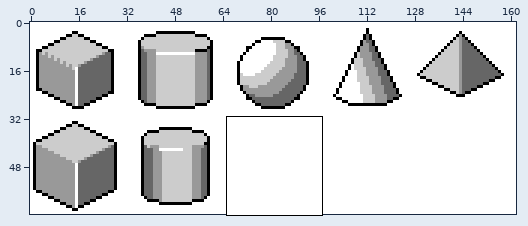
Two states of a pixel-art file, BasicShapes/5shapes7.aseprite. The picture above shows the old version from afar; the outline marks the close-up.
Close-up. Before the commit:
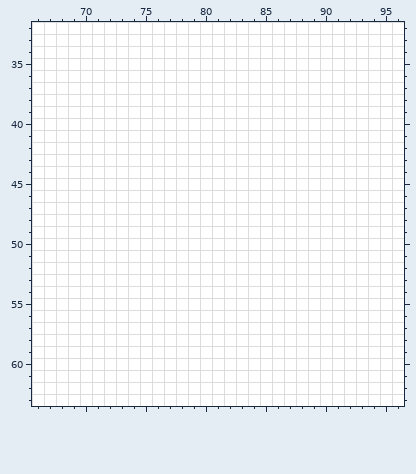
162x64 pixels, 1 frame. Shown: x 66..96, y 32..63.
And afterwards:
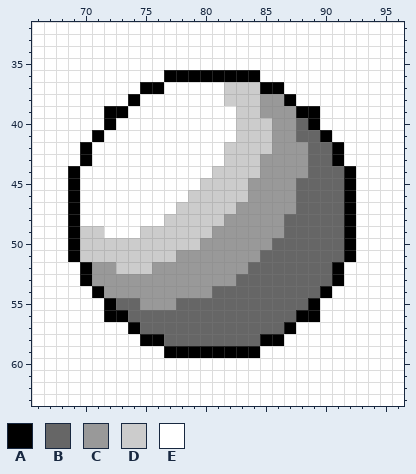
Palette (. is transparent): A #000000  B #666666  C #999999  D #cccccc  E #ffffff
From old to new:
--- layer "Layer 2"
@@ x 66..96 @@
 35 EEEEEEEEEEEEEEEEEEEEEEEEEEEEEEE
-36 EEEEEEEEEEEEEEEEEEEEEEEEEEEEEEE
-37 EEEEEEEEEEEEEEEEEEEEEEEEEEEEEEE
-38 EEEEEEEEEEEEEEEEEEEEEEEEEEEEEEE
-39 EEEEEEEEEEEEEEEEEEEEEEEEEEEEEEE
-40 EEEEEEEEEEEEEEEEEEEEEEEEEEEEEEE
-41 EEEEEEEEEEEEEEEEEEEEEEEEEEEEEEE
-42 EEEEEEEEEEEEEEEEEEEEEEEEEEEEEEE
-43 EEEEEEEEEEEEEEEEEEEEEEEEEEEEEEE
-44 EEEEEEEEEEEEEEEEEEEEEEEEEEEEEEE
-45 EEEEEEEEEEEEEEEEEEEEEEEEEEEEEEE
-46 EEEEEEEEEEEEEEEEEEEEEEEEEEEEEEE
-47 EEEEEEEEEEEEEEEEEEEEEEEEEEEEEEE
-48 EEEEEEEEEEEEEEEEEEEEEEEEEEEEEEE
-49 EEEEEEEEEEEEEEEEEEEEEEEEEEEEEEE
-50 EEEEEEEEEEEEEEEEEEEEEEEEEEEEEEE
-51 EEEEEEEEEEEEEEEEEEEEEEEEEEEEEEE
-52 EEEEEEEEEEEEEEEEEEEEEEEEEEEEEEE
-53 EEEEEEEEEEEEEEEEEEEEEEEEEEEEEEE
-54 EEEEEEEEEEEEEEEEEEEEEEEEEEEEEEE
-55 EEEEEEEEEEEEEEEEEEEEEEEEEEEEEEE
-56 EEEEEEEEEEEEEEEEEEEEEEEEEEEEEEE
-57 EEEEEEEEEEEEEEEEEEEEEEEEEEEEEEE
-58 EEEEEEEEEEEEEEEEEEEEEEEEEEEEEEE
-59 EEEEEEEEEEEEEEEEEEEEEEEEEEEEEEE
+36 EEEEEEEEEEEAAAAAAAAEEEEEEEEEEEE
+37 EEEEEEEEEAAEEEEEDDDAAEEEEEEEEEE
+38 EEEEEEEEAEEEEEEEDDDCCAEEEEEEEEE
+39 EEEEEEAAEEEEEEEEEDDCCCAAEEEEEEE
+40 EEEEEEAEEEEEEEEEEDDDCCBAEEEEEEE
+41 EEEEEAEEEEEEEEEEEDDDCCBBAEEEEEE
+42 EEEEAEEEEEEEEEEEDDDDCCCBBAEEEEE
+43 EEEEAEEEEEEEEEEEDDDCCCCBBAEEEEE
+44 EEEAEEEEEEEEEEEDDDDCCCCBBBAEEEE
+45 EEEAEEEEEEEEEEDDDDCCCCBBBBAEEEE
+46 EEEAEEEEEEEEEDDDDDCCCCBBBBAEEEE
+47 EEEAEEEEEEEEDDDDDCCCCCBBBBAEEEE
+48 EEEAEEEEEEEDDDDDCCCCCBBBBBAEEEE
+49 EEEADDEEEDDDDDDCCCCCCBBBBBAEEEE
+50 EEEADDDDDDDDDDCCCCCCBBBBBBAEEEE
+51 EEEADDDDDDDDCCCCCCCBBBBBBBAEEEE
+52 EEEEACCDDDCCCCCCCCBBBBBBBAEEEEE
+53 EEEEACCCCCCCCCCCCBBBBBBBBAEEEEE
+54 EEEEEACCCCCCCCCBBBBBBBBBAEEEEEE
+55 EEEEEEABBCCCBBBBBBBBBBBAEEEEEEE
+56 EEEEEEAABBBBBBBBBBBBBBAAEEEEEEE
+57 EEEEEEEEABBBBBBBBBBBBAEEEEEEEEE
+58 EEEEEEEEEAABBBBBBBBAAEEEEEEEEEE
+59 EEEEEEEEEEEAAAAAAAAEEEEEEEEEEEE
 60 EEEEEEEEEEEEEEEEEEEEEEEEEEEEEEE
